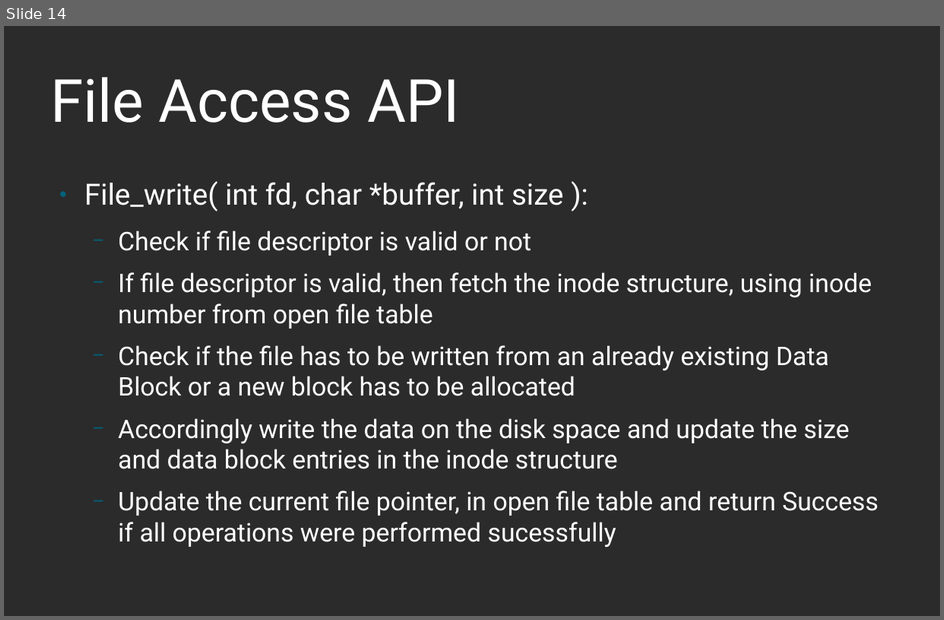
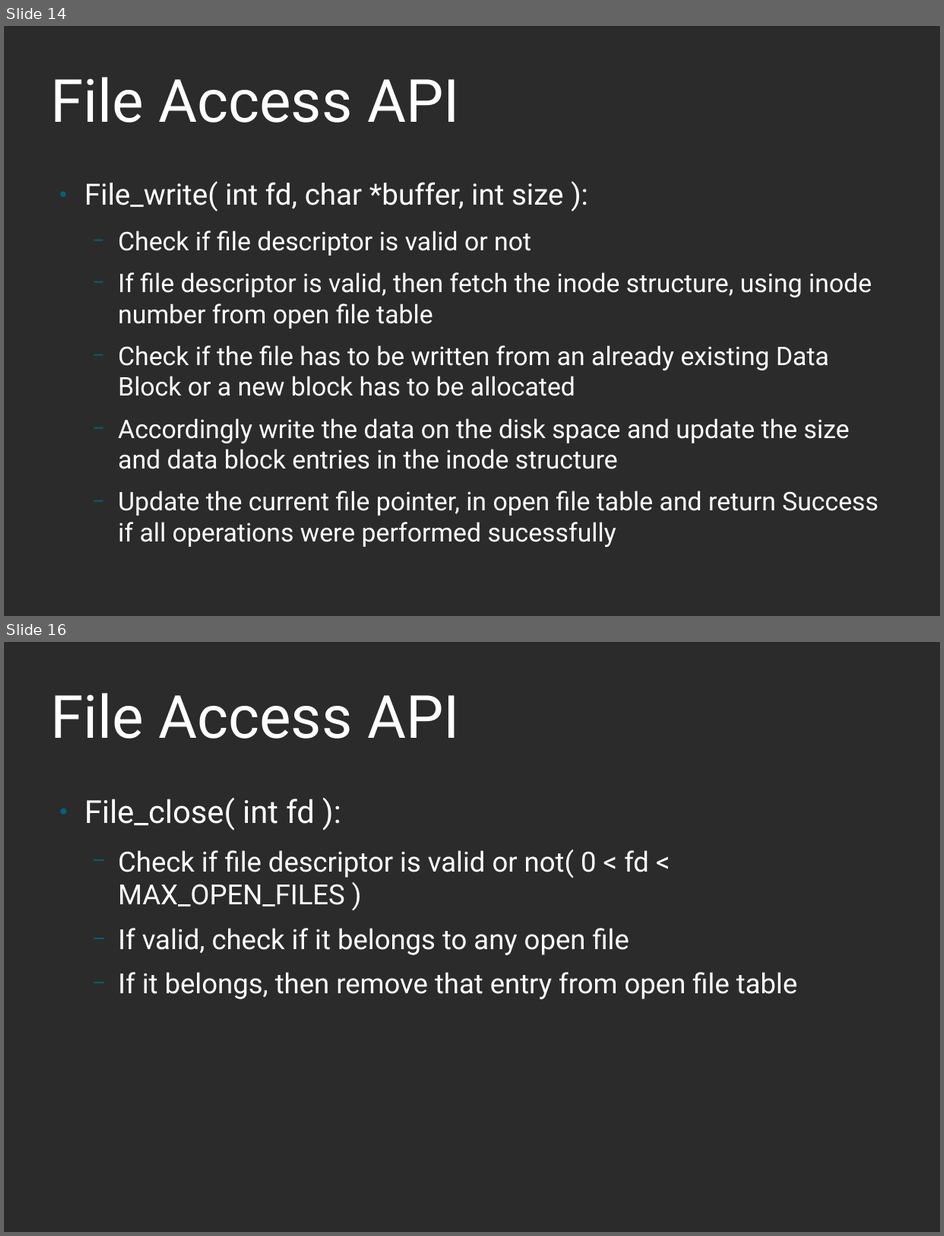
Before and after one commit to ankitmishra16/FIle-System, a slide deck: OS_Project_Report.odp. Shown one above the other, each under a label of ours: slide 14 before the commit, slides 14 and 16 after it; the slides between them are not shown. The pictures are 944x620 and 944x1236 pixels, drawn with LibreOffice and Linux fonts; fonts in the diff are those of the drawing; background and template pictures are left out; a plain dark background stands for a picture behind light text. Boxes give left, top, right and bottom in pixels: in the first picture for what was removed or moved away, otherwise in the second. Text is boxed around its words. In the diff, an @@ line names an element or a change of style, - is before the commit and + after.

```diff
--- a/OS_Project_Report.odp
+++ b/OS_Project_Report.odp
@@ slide 16 added at <box>4,642,940,1232</box>, background picture (left out) @@
@@ title added at <box>51,693,460,739</box>, 60 pt, text #FFFFFF @@
+File Access API
@@ text added at <box>85,798,797,999</box>, 28 pt, text #FFFFFF @@
+● File_close( int fd ):
+  − Check if file descriptor is valid or not( 0 < fd < MAX_OPEN_FILES )
+  − If valid, check if it belongs to any open file
+  − If it belongs, then remove that entry from open file table
```
Also in this commit, not shown: 1 slide changed, 5 other slides added.
